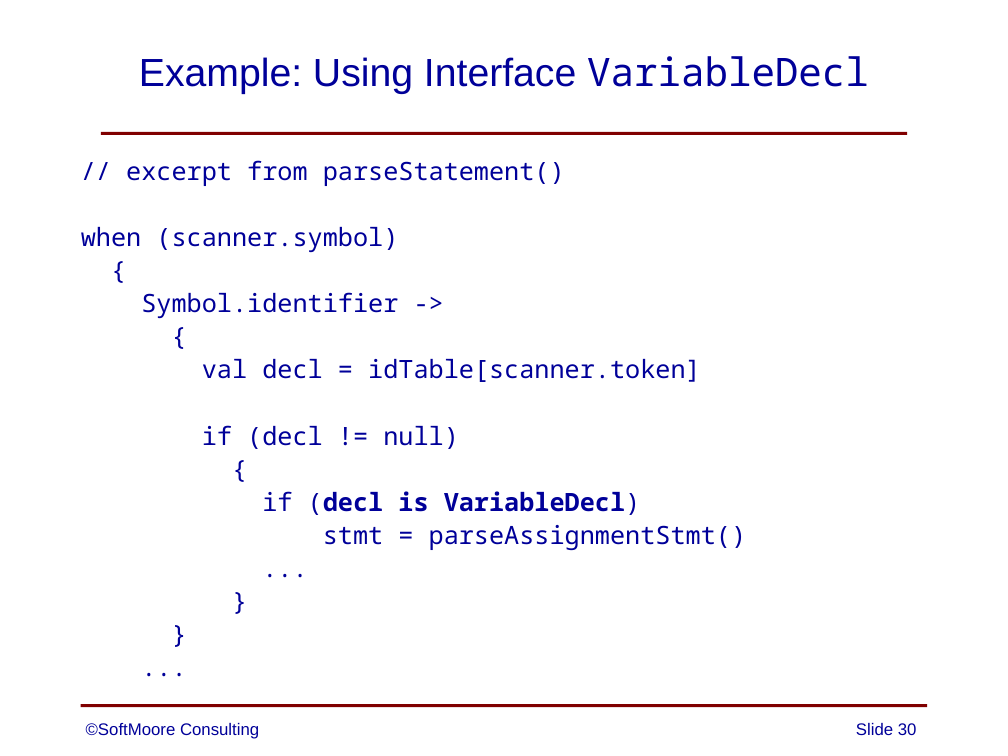
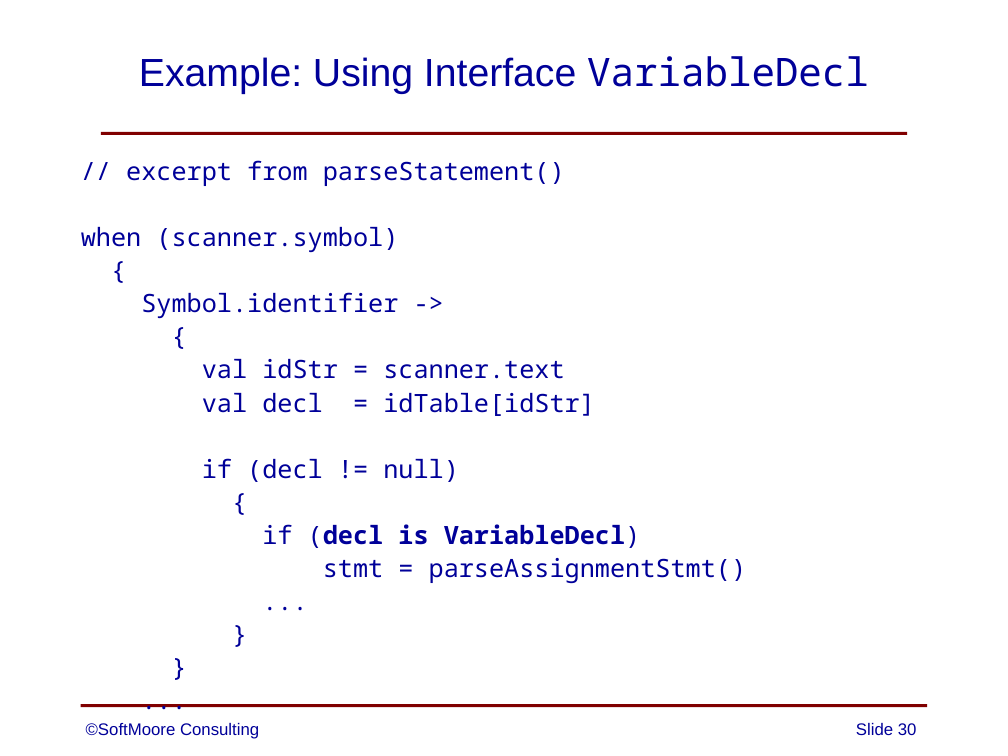
Before and after one commit to SoftMoore/CPRL-Kt-2nd, a slide deck: slide 30 of PowerPoints/08 - Abstract Syntax Trees.pptx. Drawn at 1008x756 pixels with LibreOffice and Linux fonts; fonts in the diff are those of the drawing. Boxes give left, top, right and bottom in pixels: in the first picture for what was removed or moved away, otherwise in the second. Text is boxed around its words. In the diff, an @@ line names an element or a change of style, - is before the commit and + after.

```diff
--- a/PowerPoints/08 - Abstract Syntax Trees.pptx
+++ b/PowerPoints/08 - Abstract Syntax Trees.pptx
@@ text at bbox=[202, 359, 595, 416]: text changed @@
-val decl = idTable[scanner.token]
+val idStr = scanner.text
+val decl = idTable[idStr]
```
Also in this commit, not shown: 12 other slides changed.
